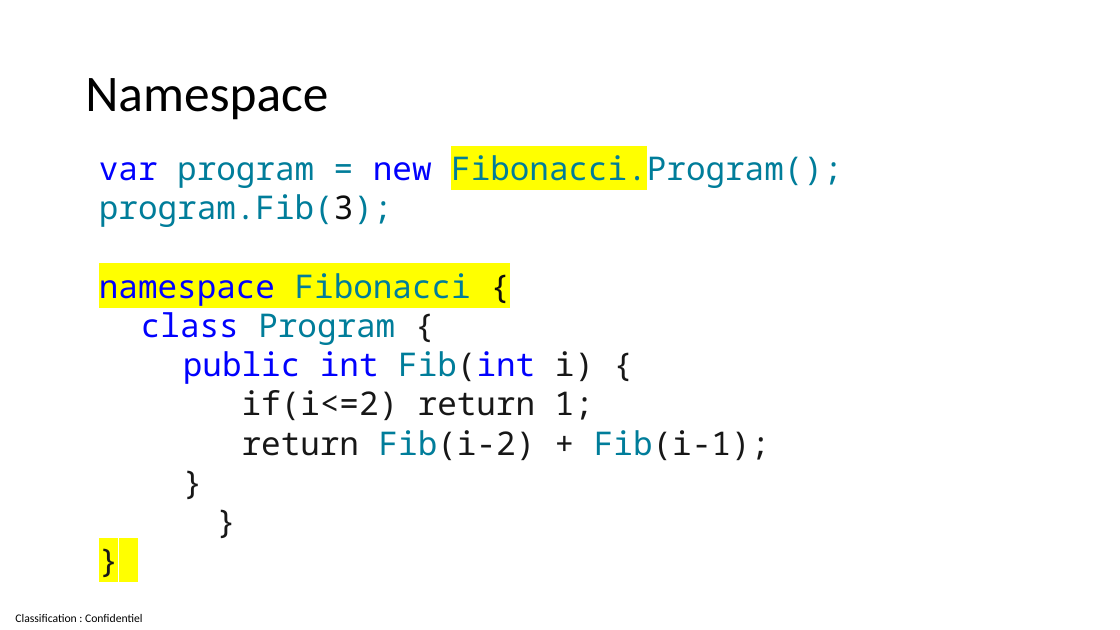
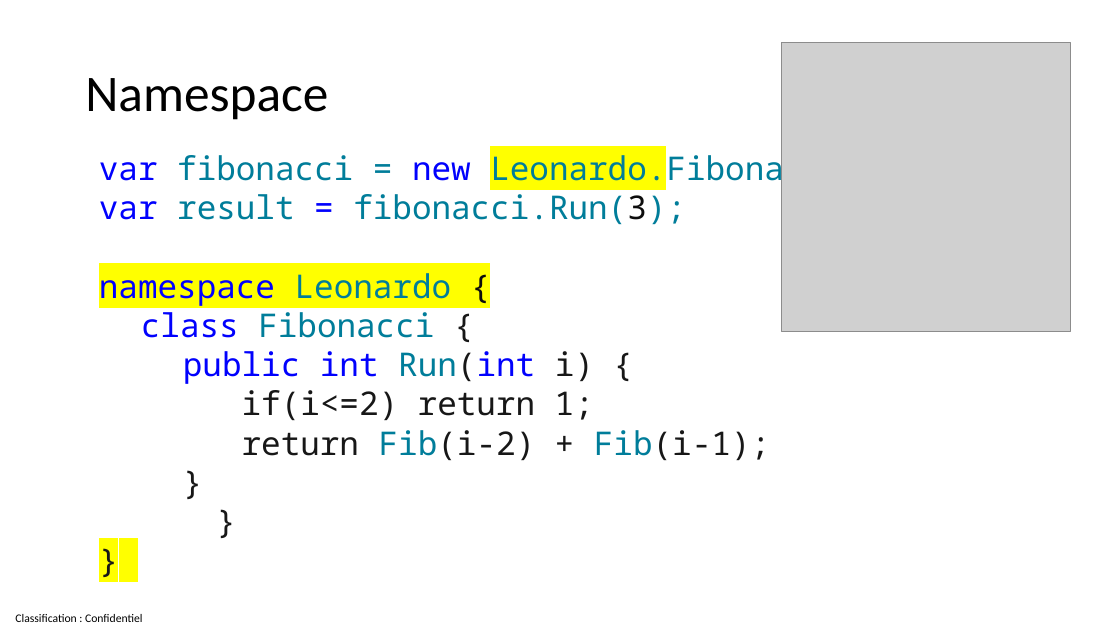
Before and after one commit to guillaume-chervet/course.dotnet, a slide deck: slide 52 of documentations/dotnet6.pptx. Drawn at 1120x630 pixels with LibreOffice and Linux fonts; fonts in the diff are those of the drawing; grey boxes stand for pictures. Boxes give left, top, right and bottom in pixels: in the first picture for what was removed or moved away, otherwise in the second. Text is boxed around its words. In the diff, an @@ line names an element or a change of style, - is before the commit and + after.

```diff
--- a/documentations/dotnet6.pptx
+++ b/documentations/dotnet6.pptx
@@ picture added at [782,42,1071,331] @@
@@ text at [99,150,901,384]: text changed @@
-var program = new Fibonacci.Program();
-program.Fib(3);
-namespace Fibonacci {
-  class Program {
-    public int Fib(int i) {
+var fibonacci = new Leonardo.Fibonacci();
+var result = fibonacci.Run(3);
+namespace Leonardo {
+  class Fibonacci {
+    public int Run(int i) {
```
Also in this commit, not shown: 25 other slides changed, 1 slide added.
